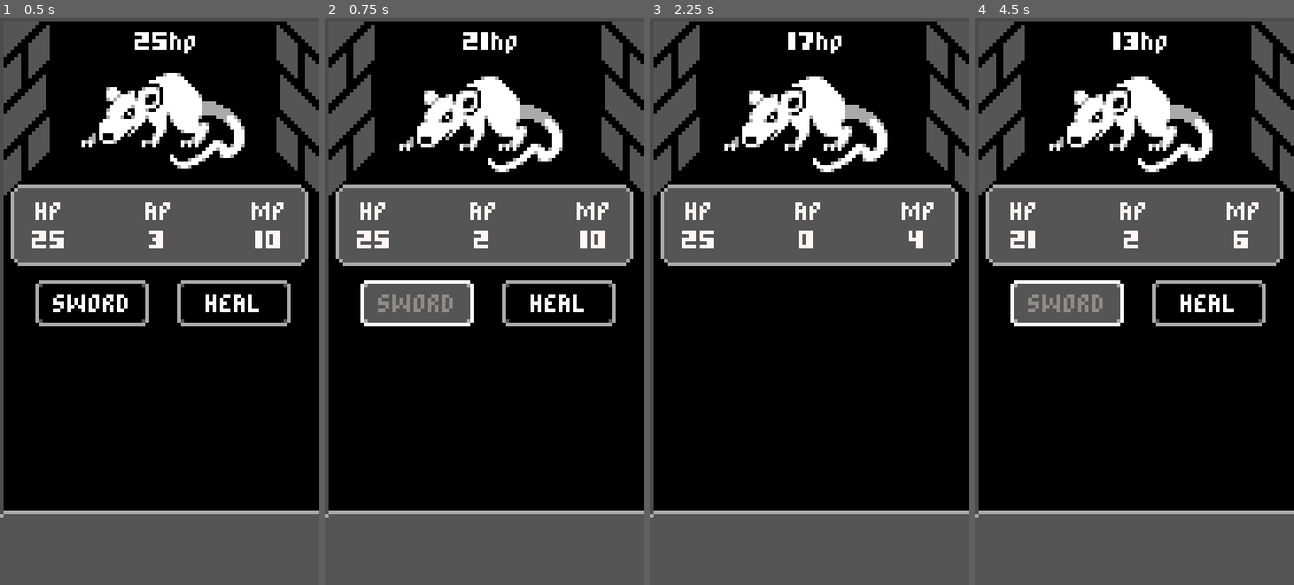
Above: before the commit, frames 1-4 (left to right).
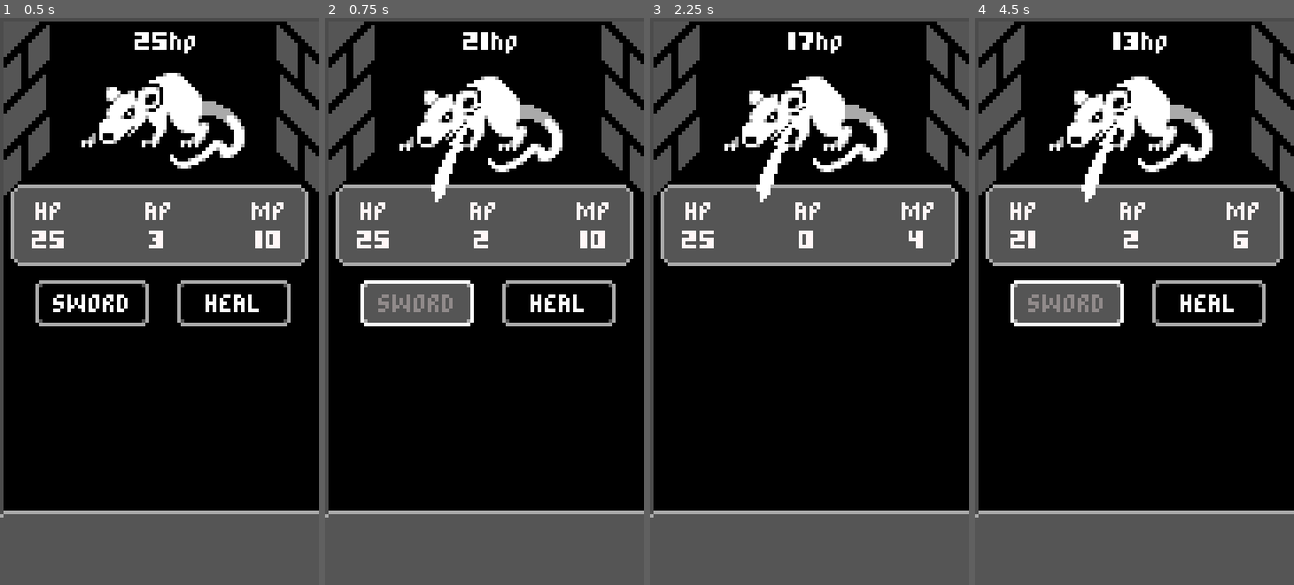
Above: after the commit, the same moments.

Repository: trunesh/turbasedRPgMobile
Game: Godot game, scene res://src/scenes/Battle.tscn
The game is run twice, just before and just after one commit, with the same random seed, the same clock (stepped at 60 frames per second) and the same inputs.
Inputs:
- Up to frame 1 (0.5 s): no input
- Up to frame 2 (0.75 s): click "SWORD" at 0.5 s
- Up to frame 3 (2.25 s): click "HEAL" at 1.25 s; click "SWORD" at 2 s
- Up to frame 4 (4.5 s): click "HEAL" at 3.5 s; click "SWORD" at 4.25 s

Frame 1 is identical in both runs. In frame 2, 0.5% of the frame differs, in the area x 33-49%, y 15-33%; in frame 3, 0.5%; in frame 4, 0.5%.

Commit message:
added slash effect animation to sword button

Diff:
--- /dev/null
+++ b/src/scenes/Slash.gd
@@ -0,0 +1,7 @@
+extends Node2D
+
+
+
+
+func _on_AnimationPlayer_animation_finished(anim_name):
+	queue_free()
--- /dev/null
+++ b/src/scenes/Slash.tscn
@@ -0,0 +1,50 @@
+[gd_scene load_steps=5 format=2]
+
+[ext_resource path="res://src/scenes/Slash.gd" type="Script" id=1]
+[ext_resource path="res://src/assets/MobileRPG Resources/Images/SlashEffect.png" type="Texture" id=2]
+
+[sub_resource type="Animation" id=1]
+length = 0.001
+tracks/0/type = "value"
+tracks/0/path = NodePath(".:frame")
+tracks/0/interp = 1
+tracks/0/loop_wrap = true
+tracks/0/imported = false
+tracks/0/enabled = true
+tracks/0/keys = {
+"times": PoolRealArray( 0 ),
+"transitions": PoolRealArray( 1 ),
+"update": 0,
+"values": [ 0 ]
+}
+
+[sub_resource type="Animation" id=2]
+resource_name = "Slash"
+length = 0.5
+tracks/0/type = "value"
+tracks/0/path = NodePath(".:frame")
+tracks/0/interp = 1
+tracks/0/loop_wrap = true
+tracks/0/imported = false
+tracks/0/enabled = true
+tracks/0/keys = {
+"times": PoolRealArray( 0, 0.1, 0.2, 0.3, 0.4 ),
+"transitions": PoolRealArray( 1, 1, 1, 1, 1 ),
+"update": 1,
+"values": [ 0, 1, 2, 3, 4 ]
+}
+
+[node name="Slash" type="Node2D"]
+script = ExtResource( 1 )
+
+[node name="Sprite" type="Sprite" parent="."]
+texture = ExtResource( 2 )
+hframes = 5
+
+[node name="AnimationPlayer" type="AnimationPlayer" parent="Sprite"]
+autoplay = "Slash"
+playback_speed = 2.0
+anims/RESET = SubResource( 1 )
+anims/Slash = SubResource( 2 )
+
+[connection signal="animation_finished" from="Sprite/AnimationPlayer" to="." method="_on_AnimationPlayer_animation_finished"]
--- a/src/scenes/SwordActionButton.gd
+++ b/src/scenes/SwordActionButton.gd
@@ -4,7 +4,7 @@
 # Declare member variables here. Examples:
 # var a = 2
 # var b = "text"
-
+const Slash = preload("res://src/scenes/Slash.tscn")
 
 # Called when the node enters the scene tree for the first time.
 func _on_pressed():
@@ -12,11 +12,17 @@
 	var enemy = main.find_node("Enemy")
 	var playerStats = main.find_node("PlayerStats")
 	if enemy!=null and playerStats!=null:
+		create_slash(enemy.global_position)
 		enemy.take_damage(4)
 		playerStats.mp+=2
 		playerStats.ap-=1
 
 
+func create_slash(position):
+	var slash = Slash.instance()
+	var main = get_tree().current_scene
+	main.add_child(slash)
+	slash.global_position = position
 # Called every frame. 'delta' is the elapsed time since the previous frame.
 #func _process(delta):
 #	pass
